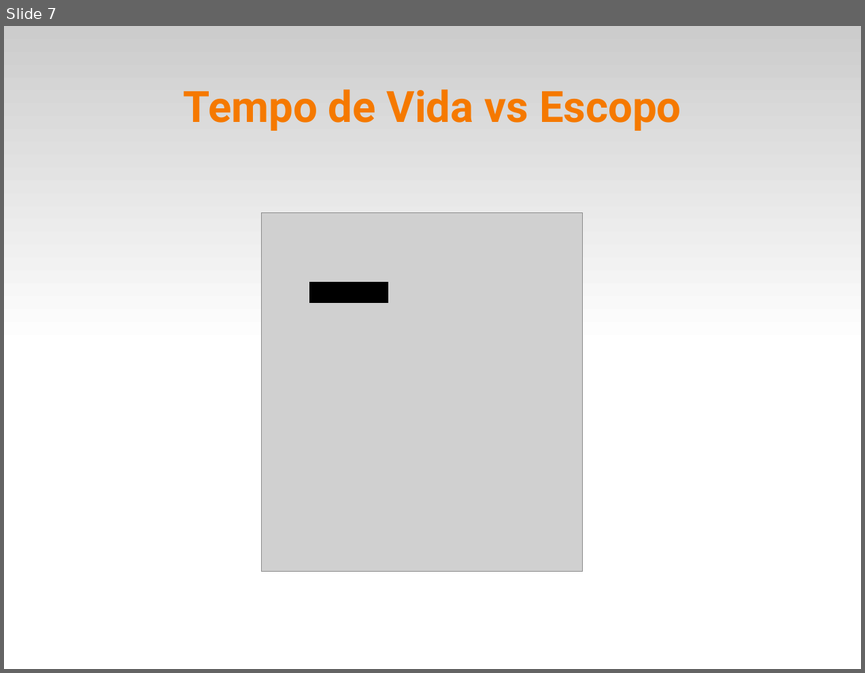
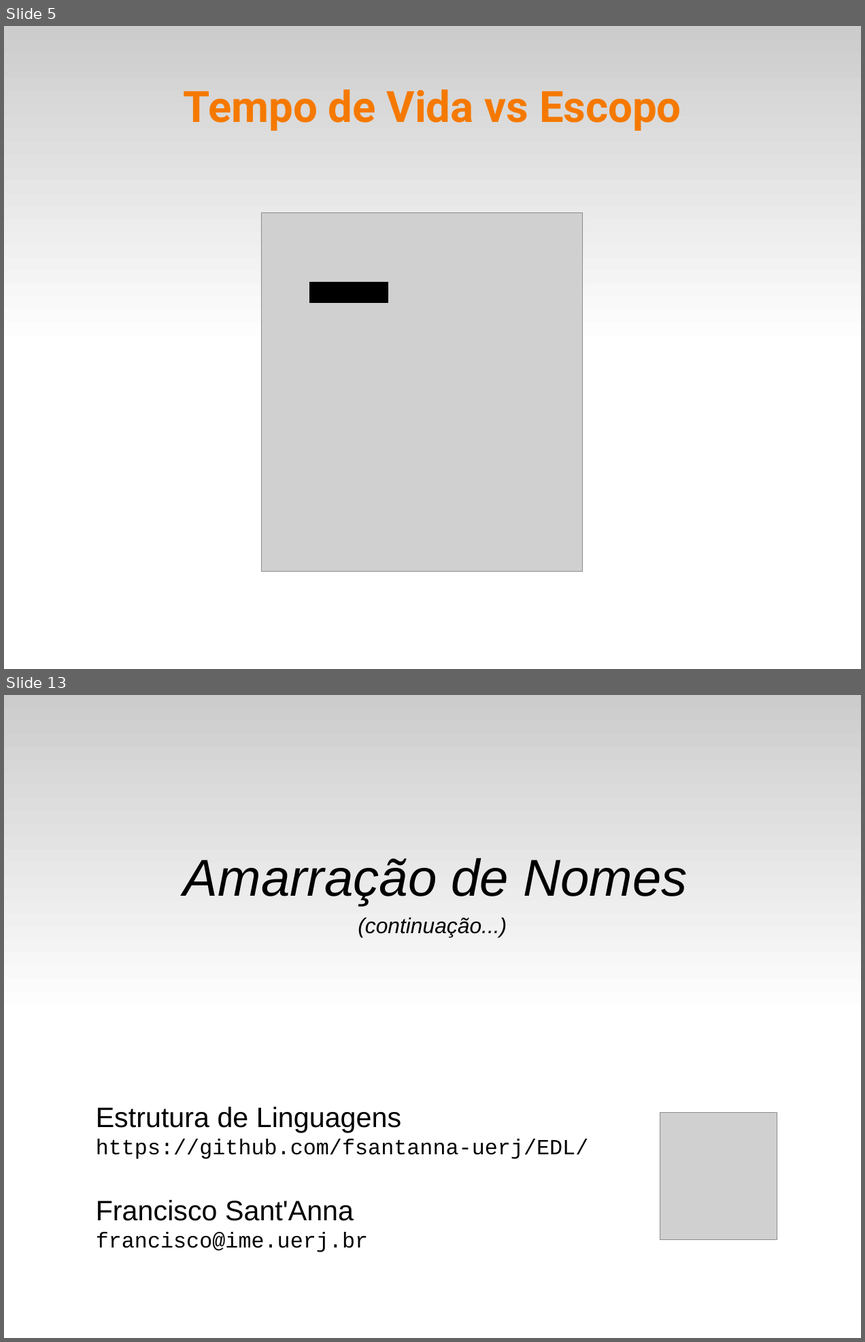
Before and after one commit to fsantanna-uerj/EDL, a slide deck: slides/edl-03-life.odp. Shown one above the other, each under a label of ours: slide 7 before the commit, slides 5 and 13 after it; the slides between them are not shown. The pictures are 865x673 and 865x1342 pixels, drawn with LibreOffice and Linux fonts; fonts in the diff are those of the drawing; grey boxes stand for pictures. Boxes give left, top, right and bottom in pixels: in the first picture for what was removed or moved away, otherwise in the second. Text is boxed around its words. In the diff, an @@ line names an element or a change of style, - is before the commit and + after.

```diff
--- a/slides/edl-03-life.odp
+++ b/slides/edl-03-life.odp
@@ slide 13 added at (x1=4, y1=695, x2=861, y2=1338), background #FFFFFF; not listed: 1 template element that a slide beside it also shows @@
@@ subtitle added at (x1=184, y1=858, x2=687, y2=906), 48 pt, text #000000, italic @@
+Amarração de Nomes
@@ text added at (x1=358, y1=917, x2=507, y2=936), 20 pt, text #000000, italic @@
+(continuação...)
@@ text added at (x1=96, y1=1106, x2=589, y2=1252), 20 pt, text #000000 @@
+Estrutura de Linguagens
+https://github.com/fsantanna-uerj/EDL/
+Francisco Sant'Anna
+francisco@ime.uerj.br
@@ picture added at (x1=660, y1=1113, x2=777, y2=1240) @@
@@ what was slide 7 is now slide 5 @@
```
Also in this commit, not shown: 13 slides changed, 6 other slides added, 2 slides removed, 3 other files.
